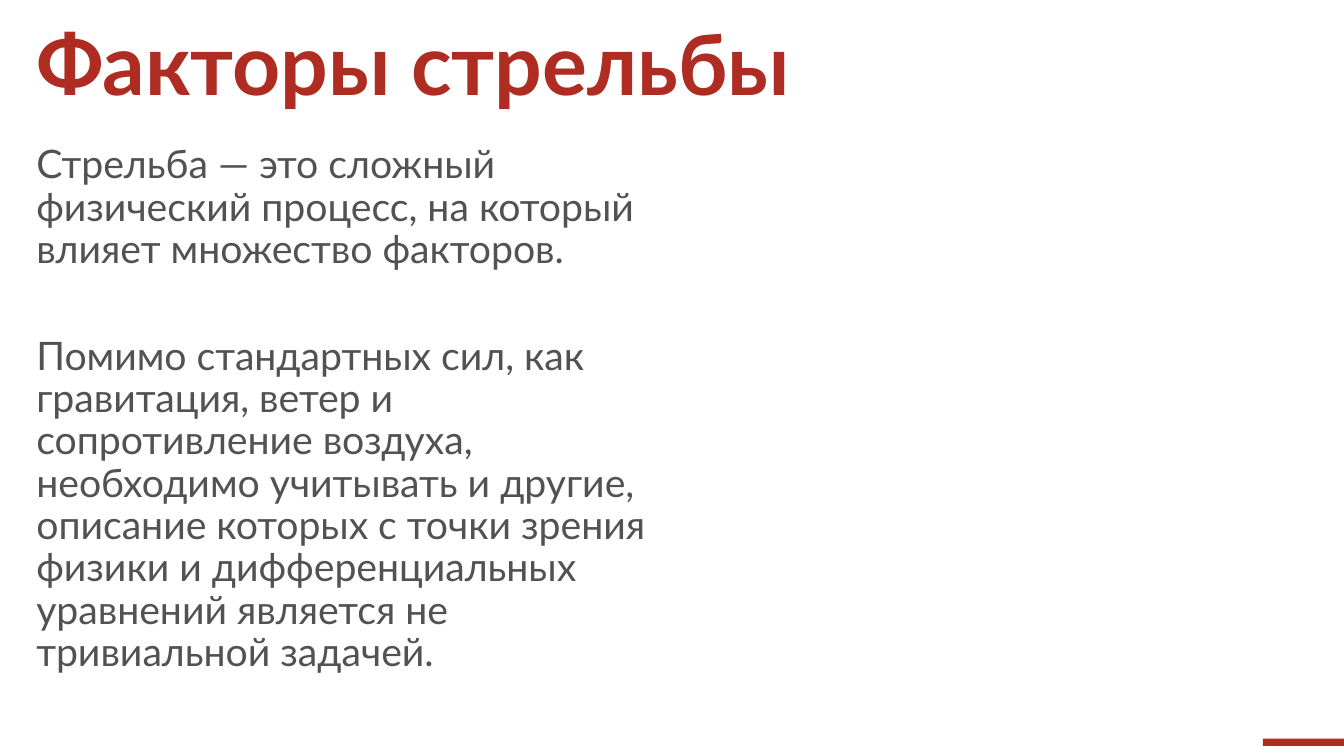
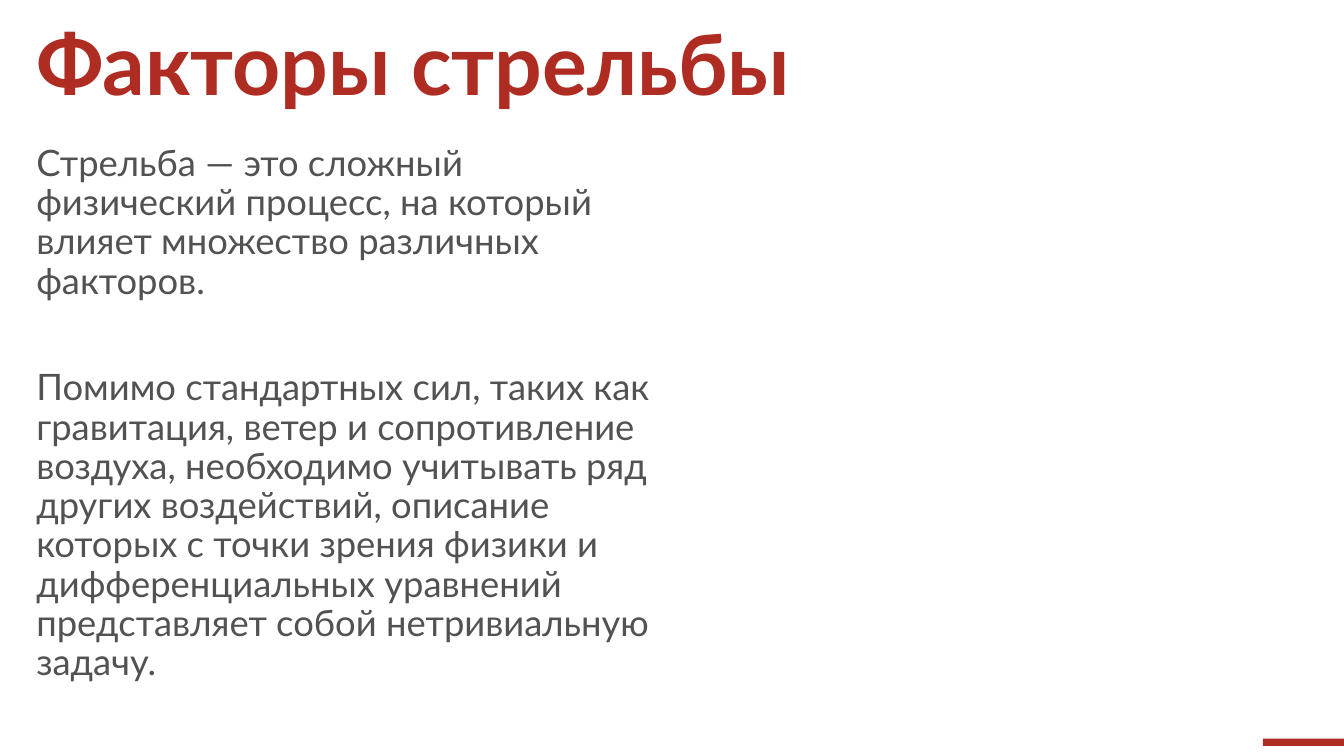
Before and after one commit to FasterXaos/Algorithms_and_data_structures, a slide deck: slide 3 of Ballistic_Calculator/Reporting/InterimWorkReport.pptx. Drawn at 1344x756 pixels with LibreOffice and Linux fonts; fonts in the diff are those of the drawing; grey boxes stand for pictures; background and template pictures are left out. Boxes give left, top, right and bottom in pixels: in the first picture for what was removed or moved away, otherwise in the second. Text is boxed around its words. In the diff, an @@ line names an element or a change of style, - is before the commit and + after.

```diff
--- a/Ballistic_Calculator/Reporting/InterimWorkReport.pptx
+++ b/Ballistic_Calculator/Reporting/InterimWorkReport.pptx
@@ text at [36,149,649,682]: text changed; size 28 to 26 pt @@
-Стрельба — это сложный физический процесс, на который влияет множество факторов.
-Помимо стандартных сил, как гравитация, ветер и сопротивление воздуха, необходимо учитывать и другие, описание которых с точки зрения физики и дифференциальных уравнений является не тривиальной задачей.
+Стрельба — это сложный физический процесс, на который влияет множество различных факторов.
+Помимо стандартных сил, таких как гравитация, ветер и сопротивление воздуха, необходимо учитывать ряд других воздействий, описание которых с точки зрения физики и дифференциальных уравнений представляет собой нетривиальную задачу.
```
Also in this commit, not shown: 5 other slides changed, 6 other files.
